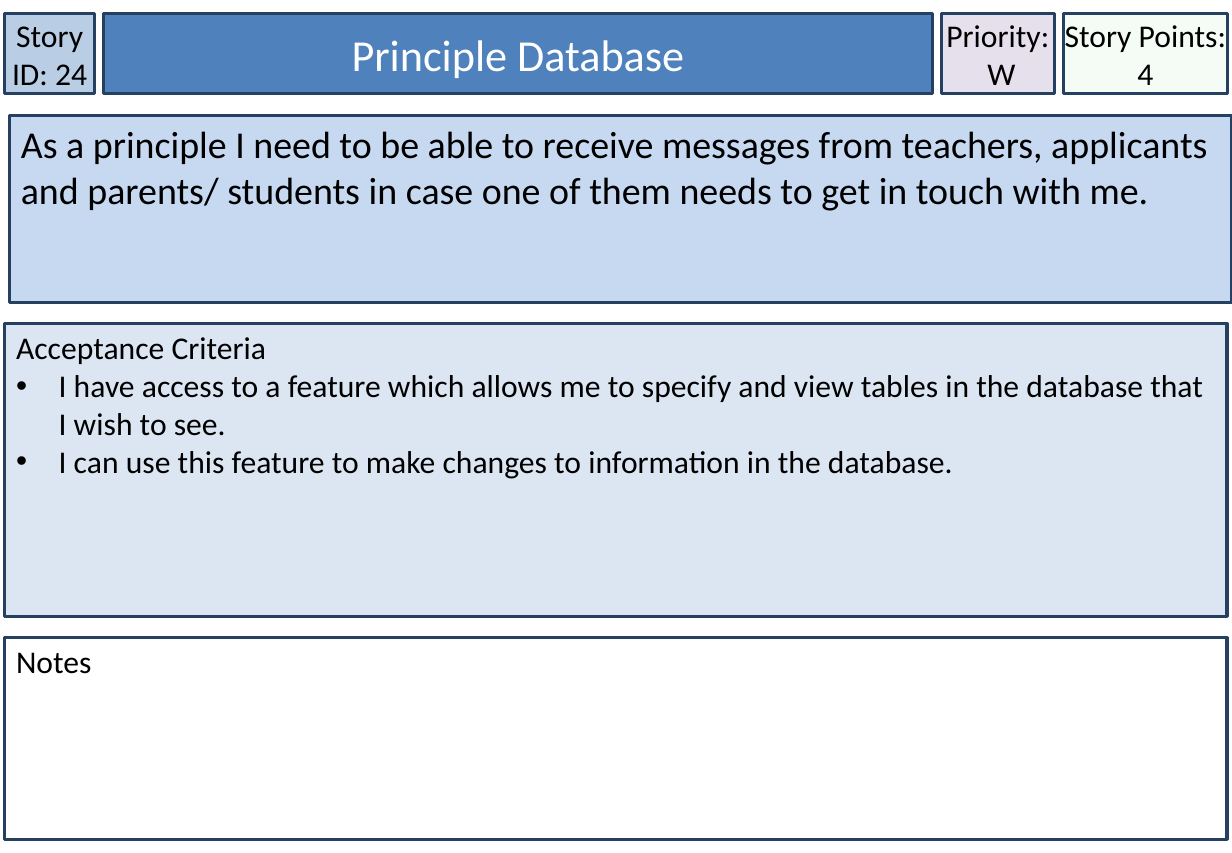
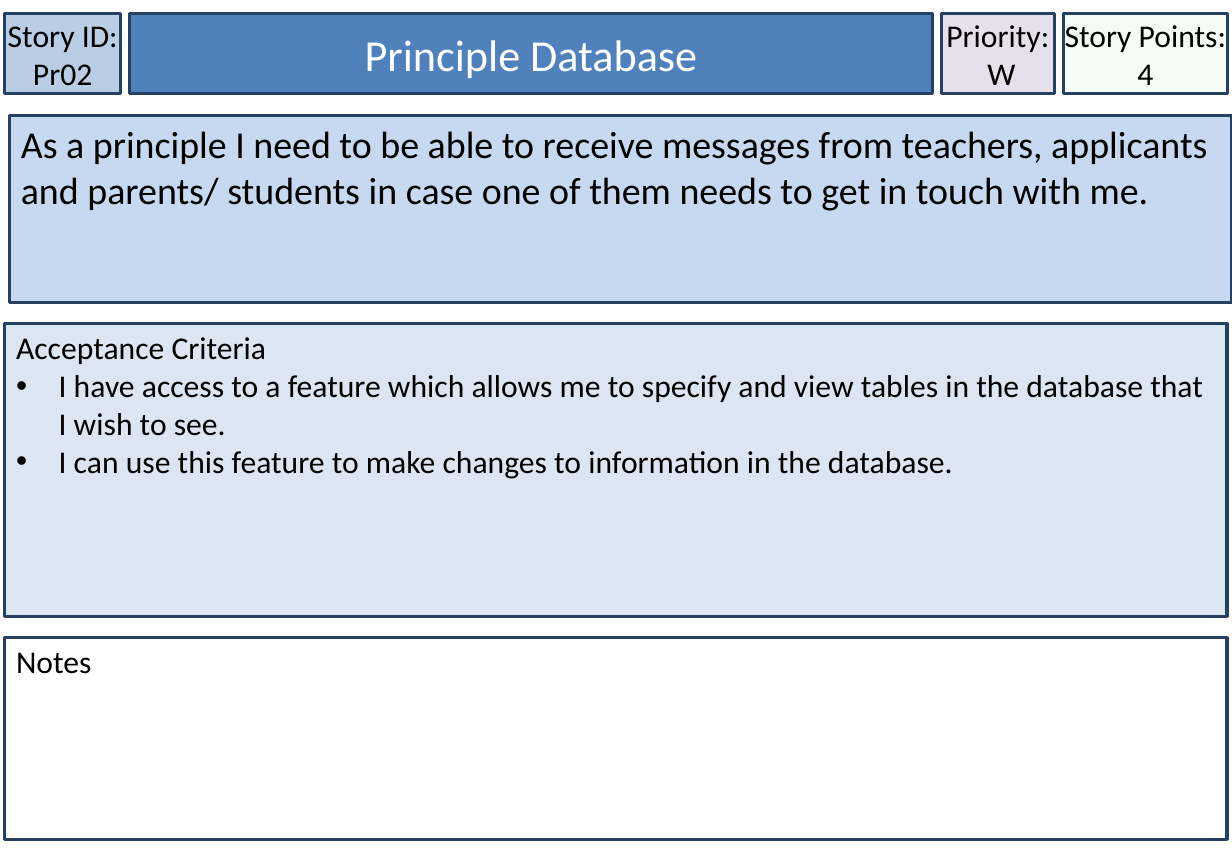
Before and after one commit to MichaelDevenish/IFB299MusicSchool, a slide deck: slide 28 of Documentation/Accpetance Criteria & User Stories/User Stories Final Format.pptx. Drawn at 1232x853 pixels with LibreOffice and Linux fonts; fonts in the diff are those of the drawing. Boxes give left, top, right and bottom in pixels: in the first picture for what was removed or moved away, otherwise in the second. Text is boxed around its words. In the diff, an @@ line names an element or a change of style, - is before the commit and + after.

```diff
--- a/Documentation/Accpetance Criteria & User Stories/User Stories Final Format.pptx
+++ b/Documentation/Accpetance Criteria & User Stories/User Stories Final Format.pptx
@@ rectangle "Story ID: Pr02": place and size @@
-rectangle "Story ID: Pr02" at [5,14,94,94]
+rectangle "Story ID: Pr02" at [5,14,121,94]
@@ text in rectangle at [8,26,118,93]: text changed @@
-Story ID: 24
+Story ID: Pr02
@@ rectangle "Principle Database": place and size @@
-rectangle "Principle Database" at [104,14,933,94]
+rectangle "Principle Database" at [130,14,933,94]
```
Also in this commit, not shown: 32 other slides changed.
